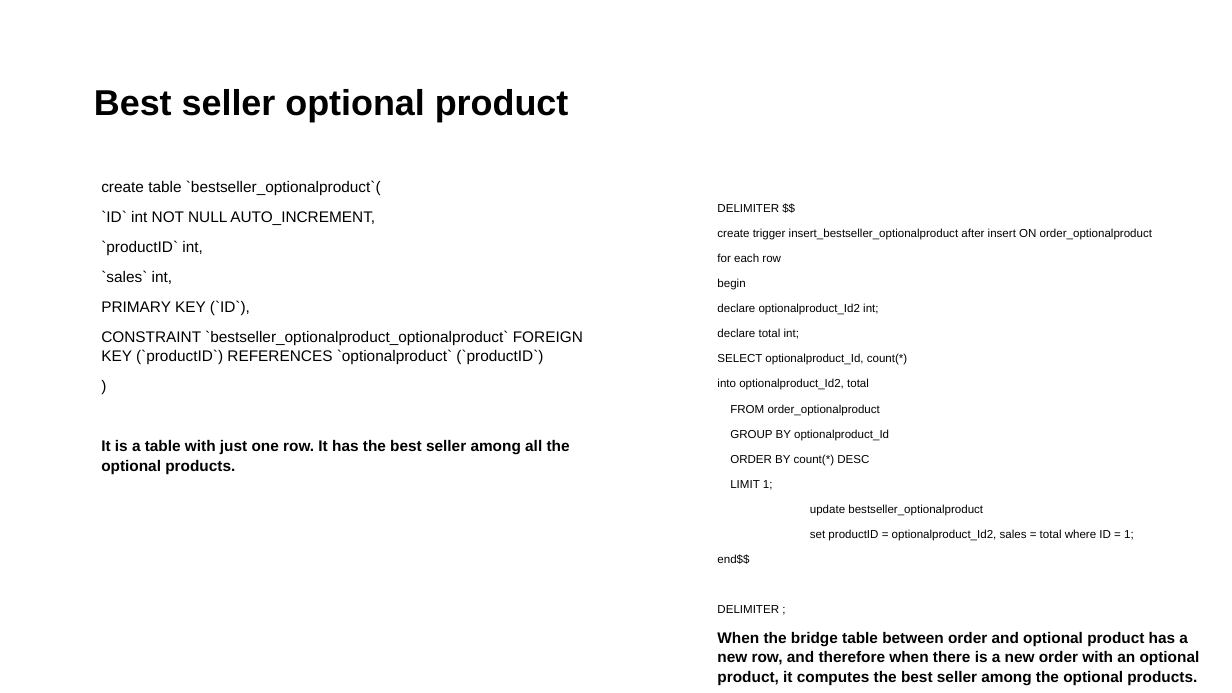
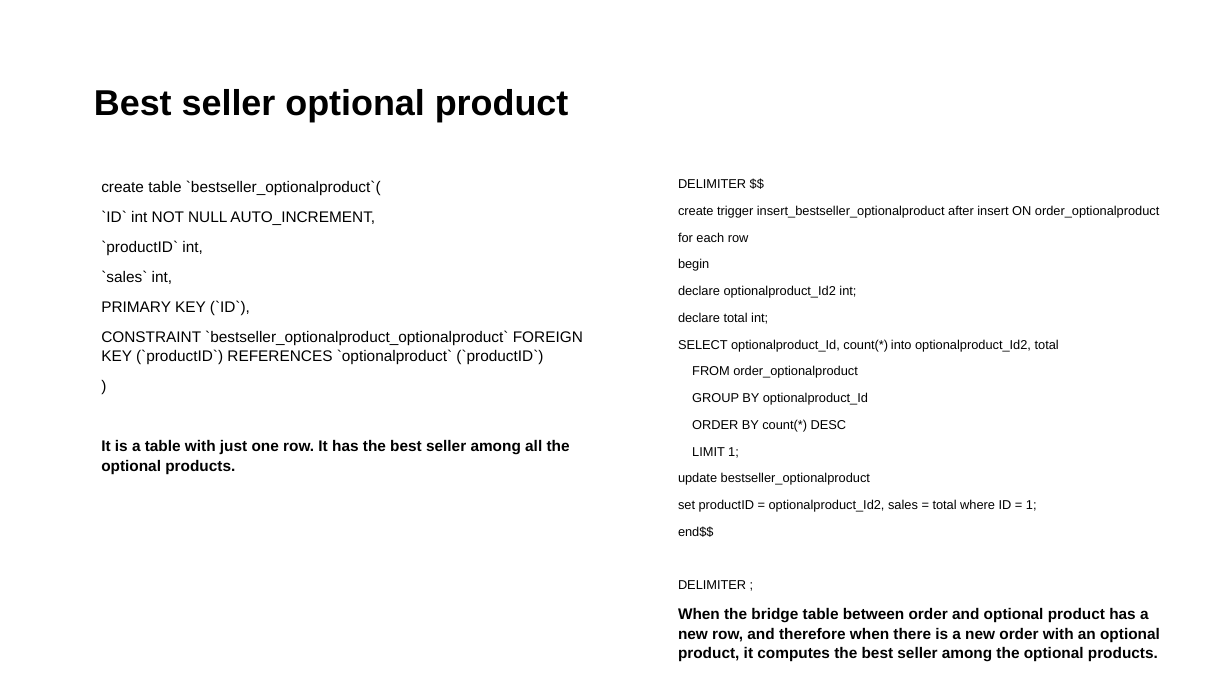
Before and after one commit to priscia99/databases-2-project, a slide deck: slide 26 of Deliverables/Report/Report.pptx. Drawn at 1232x693 pixels with LibreOffice and Linux fonts; fonts in the diff are those of the drawing. Boxes give left, top, right and bottom in pixels: in the first picture for what was removed or moved away, otherwise in the second. Text is boxed around its words. In the diff, an @@ line names an element or a change of style, - is before the commit and + after.

```diff
--- a/Deliverables/Report/Report.pptx
+++ b/Deliverables/Report/Report.pptx
@@ text "DELIMITER $$": place and size @@
-text "DELIMITER $$" at [717,204,1200,686]
+text "DELIMITER $$" at [678,179,1160,662]
@@ text at [678,179,1159,589]: size 9 to 10 pt in "DELIMITER $$", "create trigger insert_bestseller_optionalproduct after inser ...", "for each row", "begin" and 10 more places @@
@@ text at [678,339,1059,352]: text changed; size 9 to 10 pt @@
-SELECT optionalproduct_Id, count(*)
-into optionalproduct_Id2, total
+SELECT optionalproduct_Id, count(*) into optionalproduct_Id2, total
```
Also in this commit, not shown: 20 other slides changed, 1 other file.
